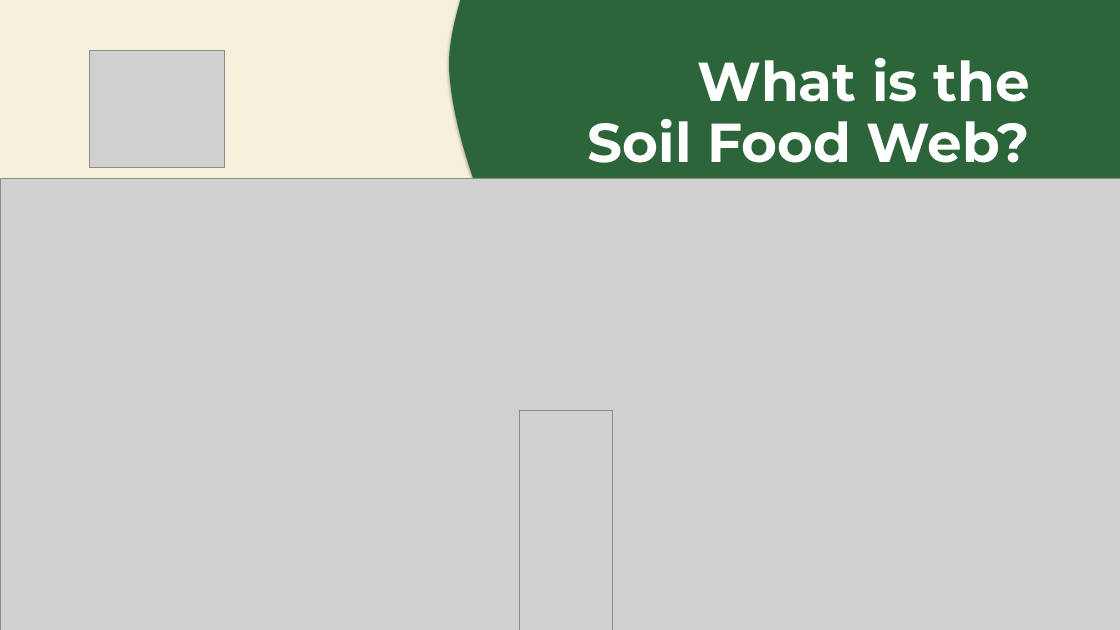
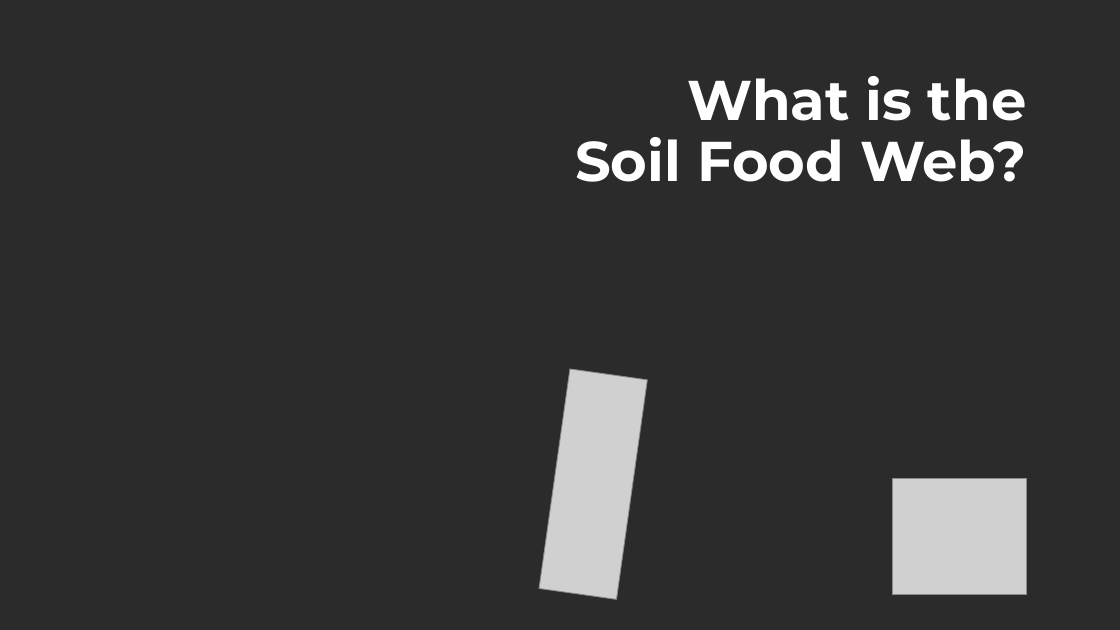
Before and after one commit to linneamoritznyc/final-SFWsite-Linnea, a slide deck: slide 1 of exports/stephanie/how-it-works/how-it-works-thumbnails.pptx. Drawn at 1120x630 pixels with LibreOffice and Linux fonts; fonts in the diff are those of the drawing; grey boxes stand for pictures; background and template pictures are left out; a plain dark background stands for a picture behind light text. Boxes give left, top, right and bottom in pixels: in the first picture for what was removed or moved away, otherwise in the second. Text is boxed around its words. In the diff, an @@ line names an element or a change of style, - is before the commit and + after.

```diff
--- a/exports/stephanie/how-it-works/how-it-works-thumbnails.pptx
+++ b/exports/stephanie/how-it-works/how-it-works-thumbnails.pptx
@@ background #FFFFFF to picture (left out) @@
@@ rectangle removed at (x1=0, y1=0, x2=1120, y2=630) @@
@@ freeform shape removed at (x1=450, y1=0, x2=1120, y2=630) @@
@@ picture removed at (x1=90, y1=50, x2=224, y2=167) @@
@@ text "What is the" moved from (x1=588, y1=58, x2=1030, y2=163) to (x1=575, y1=76, x2=1027, y2=182) @@
@@ text "What is the" at (x1=575, y1=76, x2=1027, y2=182): size 47 to 48 pt @@
@@ picture removed at (x1=0, y1=178, x2=1120, y2=630) @@
@@ picture added at (x1=539, y1=369, x2=648, y2=599) @@
@@ picture removed at (x1=519, y1=411, x2=613, y2=630) @@
@@ picture added at (x1=892, y1=478, x2=1027, y2=595) @@
```
Also in this commit, not shown: 5 other slides changed, 26 other files.
